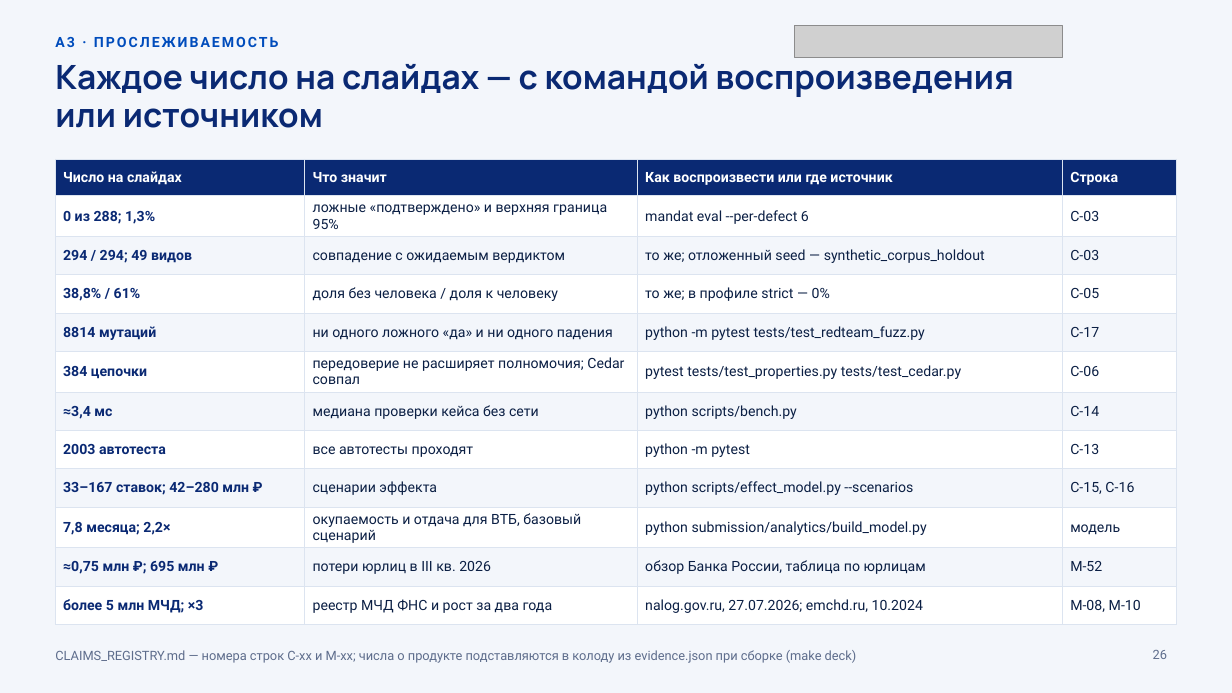
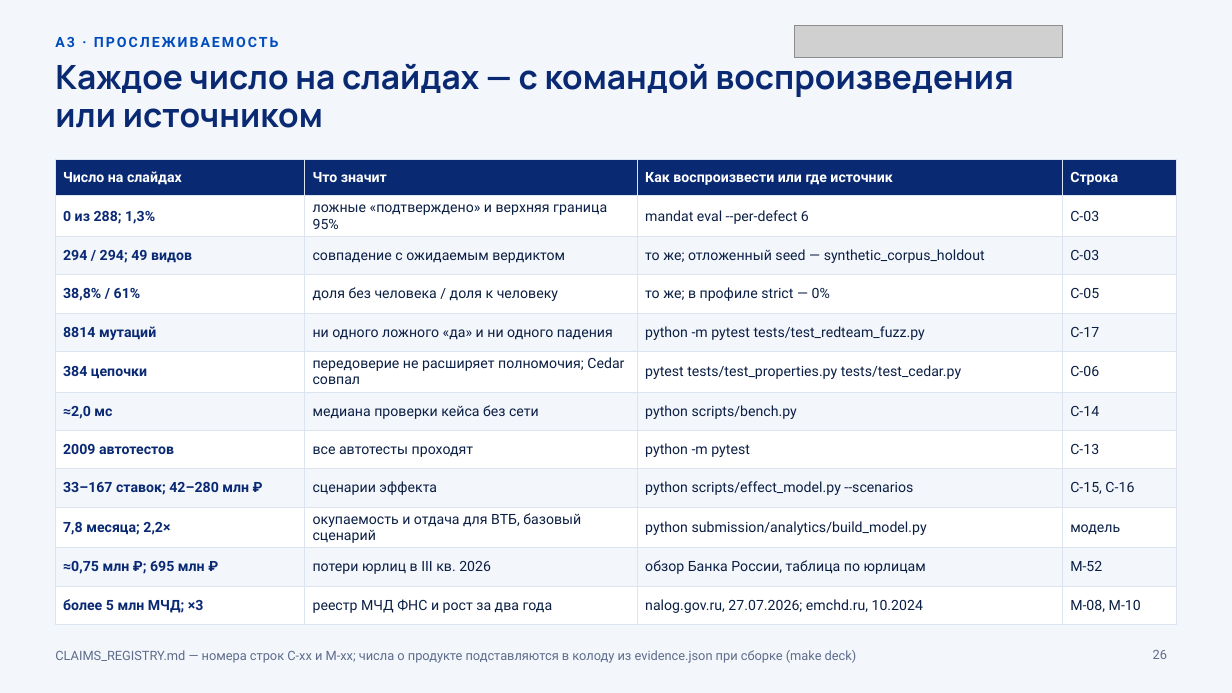
Before and after one commit to KonkovDV/Mandat, a slide deck: slide 26 of submission/slides/Mandat_VTB.pptx. Drawn at 1232x693 pixels with LibreOffice and Linux fonts; fonts in the diff are those of the drawing; grey boxes stand for pictures; background and template pictures are left out. Boxes give left, top, right and bottom in pixels: in the first picture for what was removed or moved away, otherwise in the second. Text is boxed around its words. In the diff, an @@ line names an element or a change of style, - is before the commit and + after.

```diff
--- a/submission/slides/Mandat_VTB.pptx
+++ b/submission/slides/Mandat_VTB.pptx
@@ table at (x1=55, y1=159, x2=1177, y2=617) @@
-row 7, column 1: ≈3,4 мс
+row 7, column 1: ≈2,0 мс
-row 8, column 1: 2003 автотеста
+row 8, column 1: 2009 автотестов
```
Also in this commit, not shown: 7 other slides changed, 34 other files.
